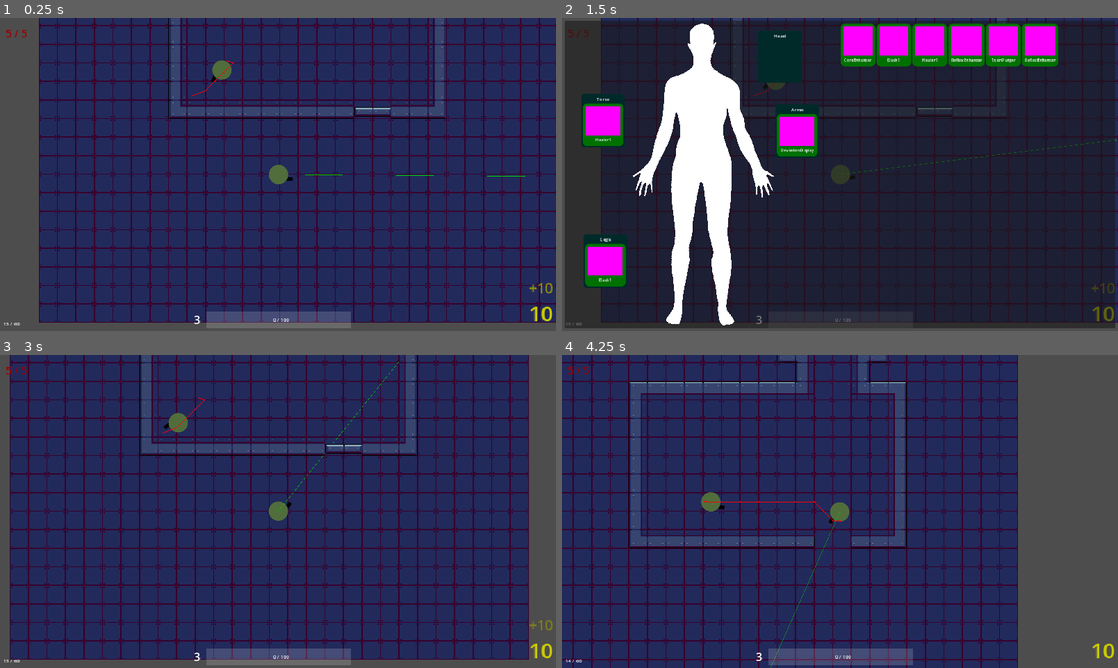
Above: before the commit, frames 1-4 (two rows, left to right).
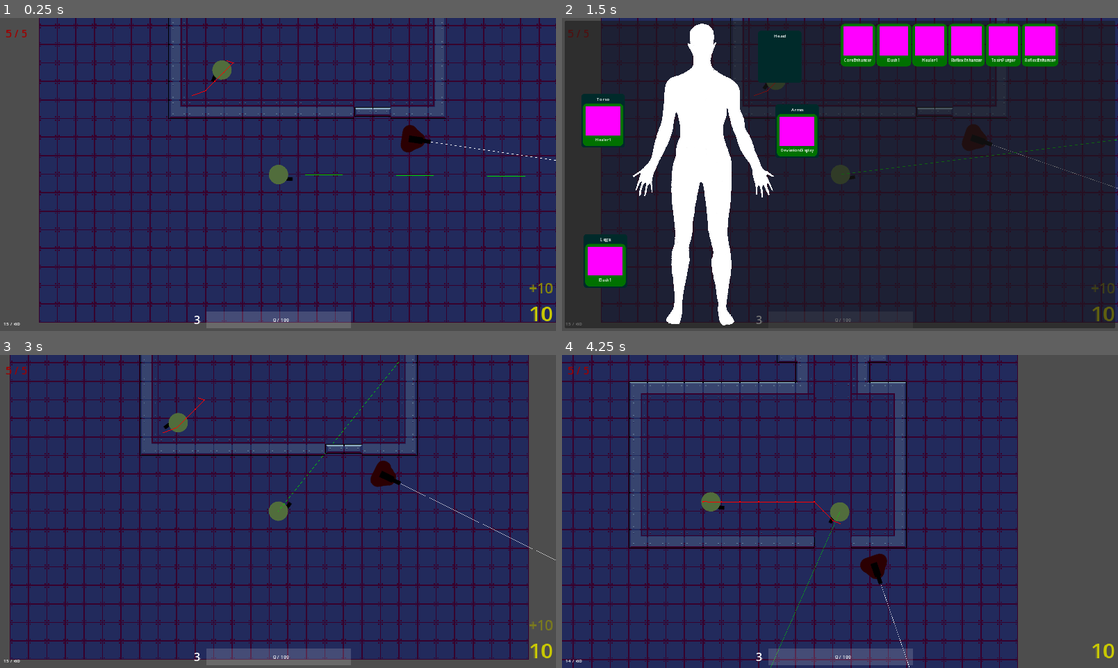
Above: after the commit, the same moments.

Repository: GrandOichii/neon-skies-godot
Game: Godot game, scene res://scenes/root.tscn
Two runs of this game, one before a commit and one after it. Both use one fixed random seed, a clock stepped at 60 frames per second and the inputs below.
Inputs (mouse positions are in pixels of both pictures, inside the frame that each line leads up to):
- Up to frame 1 (0.25 s): no input
- Up to frame 2 (1.5 s): move the mouse to (962, 158) at 0.52 s; hold D (right) 0.53-1.25 s; hold I (dev-im-toggle) 0.53-1.25 s; click (778, 61) at 1.27 s
- Up to frame 3 (3 s): tap Enter at 2 s; move the mouse to (166, 527) at 2.02 s; hold S (down) 2.03-2.78 s; click (166, 527) at 2.1 s; tap Space (reload) at 2.75 s; move the mouse to (333, 442) at 2.77 s; hold D (right) from 2.78 s (still down); hold I (dev-im-toggle) from 2.78 s (still down)
- Up to frame 4 (4.25 s): move the mouse to (812, 574) at 3.52 s; release D (right) at 3.53 s; release I (dev-im-toggle) at 3.53 s; hold W (up) from 3.53 s (still down); click (812, 574) at 3.6 s

The runs differ from the first frame. In frame 1, 0.3% of the frame differs, in the area x 72-100%, y 34-46%; in frame 2, 0.3%; in frame 3, 0.3%; in frame 4, 0.3%, in the area x 25-63%, y 43-100%.

Commit message:
Added back basic turret

Diff:
--- a/abilities/deviation-display/DeviationDisplay.gd
+++ b/abilities/deviation-display/DeviationDisplay.gd
@@ -5,7 +5,7 @@
 # exports
 #
 
-@export var range: int
+@export var deviation_range: int = 2000
 @export var lines_color: Color
 
 #
@@ -36,5 +36,5 @@
 	var h = deg_to_rad(p.attack_controller_node.deviation / 2)
 	line1.set_point_position(0, start)
 	line2.set_point_position(0, start)
-	line1.set_point_position(1, start + Vector2(range, 0).rotated(p.sprite_node.rotation - h))
-	line2.set_point_position(1, start + Vector2(range, 0).rotated(p.sprite_node.rotation + h))
+	line1.set_point_position(1, start + Vector2(deviation_range, 0).rotated(p.sprite_node.rotation - h))
+	line2.set_point_position(1, start + Vector2(deviation_range, 0).rotated(p.sprite_node.rotation + h))
--- a/abilities/deviation-display/DeviationDisplay.tscn
+++ b/abilities/deviation-display/DeviationDisplay.tscn
@@ -4,7 +4,6 @@
 
 [node name="DeviationDisplay" type="Node"]
 script = ExtResource("1_4paoc")
-range = 2000
 lines_color = Color(0, 0.827451, 0, 1)
 
 [node name="Line1" type="Line2D" parent="."]
--- /dev/null
+++ b/common/LaserPointer.gd
@@ -0,0 +1,34 @@
+extends Node2D
+class_name LaserPointer
+
+#
+# exports
+#
+
+@export var color: Color
+@export var laser_range: float
+@export var muzzle_point: Node2D
+
+#
+# nodes
+#
+
+@onready var line_node: Line2D = %Line
+@onready var ray_cast_node: RayCast2D = %RayCast
+
+#
+# methods
+#
+
+func _ready():
+	var start = to_local(muzzle_point.global_position)
+	ray_cast_node.position = start
+	ray_cast_node.target_position = start + Vector2(laser_range, 0)
+	line_node.set_point_position(0, start)
+#	line_node.set_point_position(1, start + Vector2(laser_range, 0))
+
+func _process(delta: float):
+	var point = ray_cast_node.target_position
+	if ray_cast_node.is_colliding():
+		point = to_local(ray_cast_node.get_collision_point())
+	line_node.set_point_position(1, point)
--- /dev/null
+++ b/common/LaserPointer.tscn
@@ -0,0 +1,14 @@
+[gd_scene load_steps=2 format=3 uid="uid://qskr32g3vh86"]
+
+[ext_resource type="Script" path="res://common/LaserPointer.gd" id="1_c6ey6"]
+
+[node name="LaserPointer" type="Node2D"]
+script = ExtResource("1_c6ey6")
+
+[node name="Line" type="Line2D" parent="."]
+unique_name_in_owner = true
+points = PackedVector2Array(0, 0, 0, 0)
+width = 1.0
+
+[node name="RayCast" type="RayCast2D" parent="."]
+unique_name_in_owner = true
--- a/enemies/Enemy.gd
+++ b/enemies/Enemy.gd
@@ -101,7 +101,7 @@
 	_behaviors[current_state].eb_physics_process(delta)
 
 func rotate_towards_target(delta: float):
-	if _rot_elapsed > 0:
+	if reached_rotation():
 		return
 	_rot_elapsed += delta * rot_speed
 	var lr = lerp_angle(_old_angle, _rot_target, _rot_elapsed)
@@ -127,7 +127,7 @@
 	return not nav_agent_node.is_target_reachable() or nav_agent_node.is_target_reached() or nav_agent_node.distance_to_target() < consider_reached
 
 func reached_rotation() -> bool:
-	return abs((rot_target - sprite.global_position).angle() - sprite.global_rotation) < 0.01
+	return _rot_elapsed > 1
 
 #
 # signal connections
--- a/enemies/behaviors/variations/Guard.gd
+++ b/enemies/behaviors/variations/Guard.gd
@@ -9,24 +9,65 @@
 @export var from_angle: float = 0
 @export var to_angle: float = 180
 @export var rot_speed: float = 1
+@export var wait_when_reached: float = 1
 
 @export var sprite: Sprite2D
 @export var on_spotted: String
 @export var on_heard_sound: String
 
 #
+# nodes
+#
+
+@onready var wait_timer_node: Timer = %WaitTimer
+
+#
+# private vars
+#
+
+var _fa: float
+var _ta: float
+
+var _prev_rot_speed: float
+var _current: float
+
+#
 # methods
 #
+
+func _ready():
+	_fa = deg_to_rad(from_angle)
+	_ta = deg_to_rad(to_angle)
 
 func eb_physics_process(delta: float):
 	super.eb_physics_process(delta)
 
+	if not wait_timer_node.is_stopped():
+		return
 
+	controller.rotate_towards_target(delta)
+	if controller.reached_rotation():
+		if wait_when_reached > 0:
+			wait_timer_node.start(wait_when_reached)
+			return
+		_update_rot_target()
 
 func eb_start():
 	super.eb_start()
+	_prev_rot_speed = controller.rot_speed
+	controller.rot_speed = rot_speed
 
+	_update_rot_target()
 
+func _update_rot_target():
+	_current = _fa if _current == _ta else _ta
+	controller.rot_target = controller.global_position + Vector2(100, 0).rotated(_current)
+
+func eb_stop():
+	super.eb_stop()
+	controller.rot_speed = _prev_rot_speed
+	if not wait_timer_node.is_stopped():
+			wait_timer_node.stop()
 #
 # signal connections
 #
@@ -38,3 +79,6 @@
 func _on_sound_listener_heard_sound(area: Node2D):
 	controller.data['sound_area'] = area
 	controller.current_state = on_heard_sound
+
+func _on_wait_timer_timeout():
+	_update_rot_target()
--- a/enemies/behaviors/variations/Guard.tscn
+++ b/enemies/behaviors/variations/Guard.tscn
@@ -4,3 +4,9 @@
 
 [node name="Guard" type="Node"]
 script = ExtResource("1_yfq45")
+
+[node name="WaitTimer" type="Timer" parent="."]
+unique_name_in_owner = true
+one_shot = true
+
+[connection signal="timeout" from="WaitTimer" to="." method="_on_wait_timer_timeout"]
--- a/enemies/common/VisionCone.gd
+++ b/enemies/common/VisionCone.gd
@@ -12,8 +12,8 @@
 # exports
 #
 
-@export var range: float
-@export var degree: float
+@export var vision_range: float = 800
+@export var degree: float = 90
 @export var precision: int = 2
 @export var look_for_group: String
 
@@ -44,7 +44,7 @@
 	p[0] = Vector2(0, 0)
 	var deg = -step * precision / 2
 	for i in range(precision + 1):
-		p[i + 1] = Vector2(range, 0).rotated(deg)
+		p[i + 1] = Vector2(vision_range, 0).rotated(deg)
 		deg += step
 	collision_node.polygon = p
 
--- a/enemies/common/VisionCone.tscn
+++ b/enemies/common/VisionCone.tscn
@@ -4,8 +4,6 @@
 
 [node name="VisionCone" type="Node2D"]
 script = ExtResource("1_r5f5e")
-range = 500.0
-degree = 90.0
 
 [node name="Raycast" type="RayCast2D" parent="."]
 unique_name_in_owner = true
--- a/enemies/variations/Turret.tscn
+++ b/enemies/variations/Turret.tscn
@@ -1,7 +1,8 @@
-[gd_scene load_steps=4 format=3 uid="uid://de30c10cvlnk0"]
+[gd_scene load_steps=5 format=3 uid="uid://de30c10cvlnk0"]
 
 [ext_resource type="PackedScene" uid="uid://cfcer7aeaep8x" path="res://enemies/Enemy.tscn" id="1_sx6pq"]
 [ext_resource type="Texture2D" uid="uid://8h2c4vsesupr" path="res://art/turret1.png" id="2_ybnid"]
+[ext_resource type="PackedScene" uid="uid://qskr32g3vh86" path="res://common/LaserPointer.tscn" id="3_kallc"]
 [ext_resource type="PackedScene" uid="uid://d26d7aod68kxw" path="res://enemies/behaviors/variations/Guard.tscn" id="3_sr0y6"]
 
 [node name="Turret" instance=ExtResource("1_sx6pq")]
@@ -11,9 +12,20 @@
 position = Vector2(11, 0)
 texture = ExtResource("2_ybnid")
 
+[node name="LaserPointer" parent="Sprite" index="0" node_paths=PackedStringArray("muzzle_point") instance=ExtResource("3_kallc")]
+position = Vector2(-11, 0)
+color = Color(1, 0, 0, 1)
+laser_range = 1000.0
+muzzle_point = NodePath("../Muzzle")
+
+[node name="Muzzle" type="Marker2D" parent="Sprite" index="1"]
+position = Vector2(53, 0)
+
 [node name="Collision" parent="." index="1"]
 position = Vector2(-2, 0)
 
 [node name="Guard" parent="Behaviors" index="0" node_paths=PackedStringArray("sprite") instance=ExtResource("3_sr0y6")]
+to_angle = 179.0
+rot_speed = 0.2
 sprite = NodePath("../../Sprite")
 state = "guard"
--- a/scenes/root.tscn
+++ b/scenes/root.tscn
@@ -17,6 +17,7 @@
 [ext_resource type="Resource" uid="uid://cgmcdvyu2q6sv" path="res://implants/ToxinPurger.tres" id="9_m1tjj"]
 [ext_resource type="PackedScene" uid="uid://sca2kqs0mfok" path="res://enemies/variations/Basic.tscn" id="14_oeotq"]
 [ext_resource type="Script" path="res://enemies/common/PatrolLine.gd" id="16_2mlsl"]
+[ext_resource type="PackedScene" uid="uid://de30c10cvlnk0" path="res://enemies/variations/Turret.tscn" id="17_4xc47"]
 [ext_resource type="Texture2D" uid="uid://tkeg70dgild" path="res://art/Free Industrial Zone Tileset/1 Tiles/full.png" id="17_btv0s"]
 [ext_resource type="PackedScene" uid="uid://bylhbas30ap8q" path="res://scenery/SlideDoor.tscn" id="18_jpjju"]
 [ext_resource type="PackedScene" uid="uid://cc55jo1bdybqk" path="res://scenery/InteractArea.tscn" id="19_mb843"]
@@ -547,6 +548,9 @@
 
 [node name="Enemies" type="Node2D" parent="Scene"]
 
+[node name="Turret" parent="Scene/Enemies" instance=ExtResource("17_4xc47")]
+position = Vector2(458, -375)
+
 [node name="Basic" parent="Scene/Enemies" instance=ExtResource("14_oeotq")]
 position = Vector2(-181, -647)
 
@@ -607,6 +611,7 @@
 [connection signal="changed" from="Player/ImplantCharges" to="UI/MarginContainer/Control/HBoxContainer/ICDisplay" method="_on_implant_charges_changed"]
 
 [editable path="Scene/Enemies/Basic"]
+[editable path="Scene/Enemies/Basic/Sprite/AttackController"]
 [editable path="Scene/Doors/SlideDoor"]
 [editable path="Scene/Interaction/InteractArea"]
 [editable path="Player"]
Not shown: 1 places in scenes/root.tscn that only renumber resources
